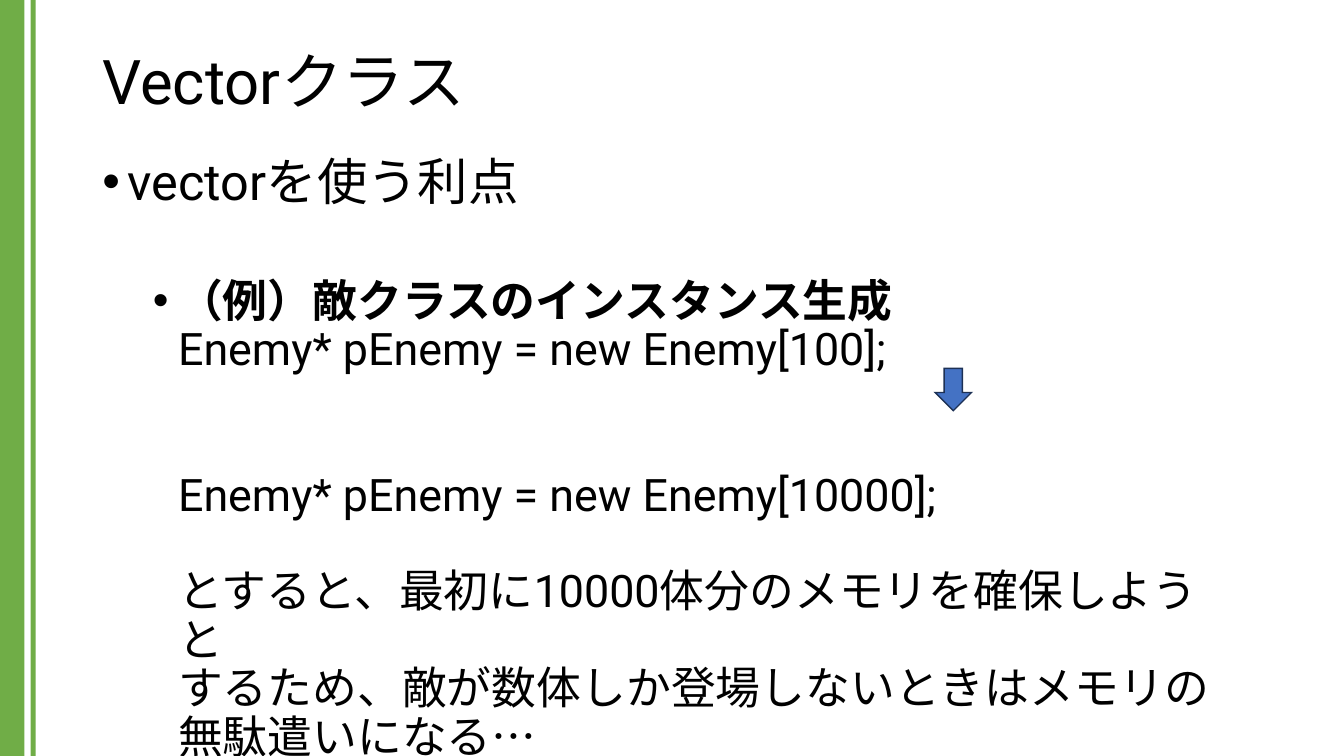
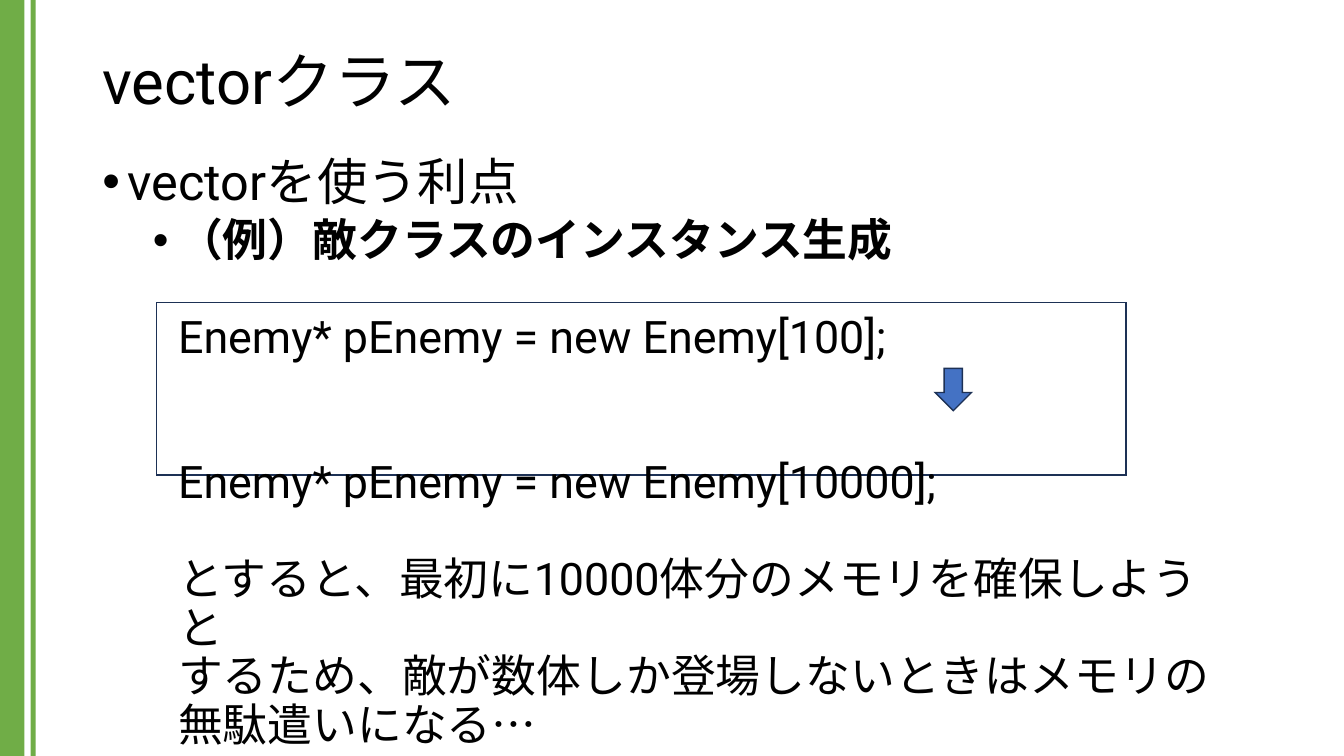
Before and after one commit to kic-murata/cpp2024, a slide deck: slide 6 of 授業資料/講義資料：Vectorクラス.pptx (slide 5 before the commit). Drawn at 1344x756 pixels with LibreOffice and Linux fonts; fonts in the diff are those of the drawing. Boxes give left, top, right and bottom in pixels: in the first picture for what was removed or moved away, otherwise in the second. Text is boxed around its words. In the diff, an @@ line names an element or a change of style, - is before the commit and + after.

```diff
--- a/授業資料/講義資料：Vectorクラス.pptx
+++ b/授業資料/講義資料：Vectorクラス.pptx
@@ title at [102, 54, 456, 107]: text changed @@
-Vectorクラス
+vectorクラス
@@ text "vectorを使う利点" rewrapped from [128, 157, 1209, 756] to [128, 157, 1209, 745] @@
@@ rectangle added at [156, 302, 1126, 475], fill #FFFFFF, outline #1E3256 1 pt @@
```
Also in this commit, not shown: 9 other slides changed, 12 slides added, 1 other file.
